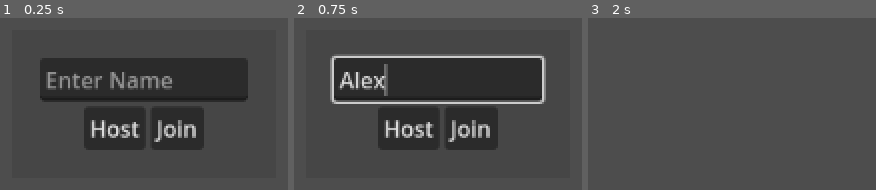
Above: before the commit, frames 1-3 (left to right).
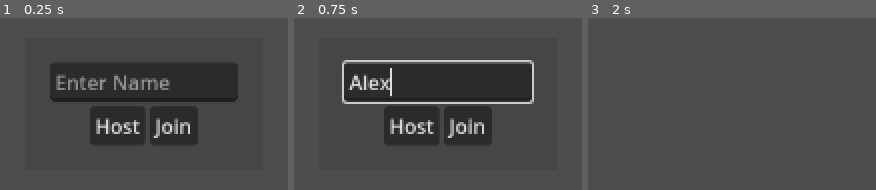
Above: after the commit, the same moments.

Repository: areardon1928/hayisforhonses
Game: Godot game, scene res://main.tscn
Two runs of this game, one before a commit and one after it. Both use one fixed random seed, a clock stepped at 60 frames per second and the inputs below.
Inputs (mouse positions are in pixels of both pictures, inside the frame that each line leads up to):
- Up to frame 1 (0.25 s): no input
- Up to frame 2 (0.75 s): click (438, 79) at 0.52 s; type "Alex" at 0.6 s
- Up to frame 3 (2 s): click "Host" at 1.25 s

The runs differ from the first frame. In frame 1, 9.5% of the frame differs, in the area x 13-87%, y 23-77%; in frame 2, 13%, in the area x 12-88%, y 20-77%; in frame 3, nothing differs.
Error in both runs: Cannot call method 'compress' on a null value. (res://networking/network_controller.gd:79)

Commit message:
add base card elements

Diff:
--- /dev/null
+++ b/board/board_components/base_card/card_element.gd
@@ -0,0 +1,46 @@
+class_name CardElement
+extends PanelContainer
+
+const card_element_scene: PackedScene = preload("res://board/board_components/base_card/card_element.tscn")
+
+const haystack_card_style: StyleBoxFlat = preload("res://board/board_components/base_card/card_styles/haystack_type_card.tres")
+const action_card_style: StyleBoxFlat = preload("res://board/board_components/base_card/card_styles/action_type_card.tres")
+const honse_card_style: StyleBoxFlat = preload("res://board/board_components/base_card/card_styles/honse_type_card.tres")
+
+@onready var title_label: Label = %Title
+@onready var picture_texture: TextureRect = %Picture
+@onready var description_label: Label = %Description
+
+var card: Card # used to create the card
+
+static func create_card_element(base_card: Card) -> CardElement:
+	var new_card_element: CardElement = card_element_scene.instantiate()
+	new_card_element.card = base_card
+	return new_card_element
+
+# Called when the node enters the scene tree for the first time.
+func _ready():
+	mouse_entered.connect(_on_mouse_entered)
+	mouse_exited.connect(_on_mouse_exited)
+
+	title_label.text = card.card_name
+	picture_texture.texture = load(card.image_path)
+	description_label.text = card.display_description
+	if (card.card_type == card.CardType.ACTION):
+		add_theme_stylebox_override('panel', action_card_style)
+	elif (card.card_type == card.CardType.HAYSTACK):
+		add_theme_stylebox_override('panel', haystack_card_style)
+	else:
+		add_theme_stylebox_override('panel', honse_card_style)
+
+
+func _on_mouse_entered():
+	scale = Vector2(1.2, 1.2)
+	z_index = 2
+
+func _on_mouse_exited():
+	scale = Vector2(1,1)
+	z_index = 0
+# Called every frame. 'delta' is the elapsed time since the previous frame.
+func _process(delta):
+	pass
--- /dev/null
+++ b/board/board_components/base_card/card_element.tscn
@@ -0,0 +1,66 @@
+[gd_scene load_steps=6 format=3 uid="uid://dj6eed5fcqfv"]
+
+[ext_resource type="StyleBox" uid="uid://banpbifwe38kv" path="res://board/board_components/base_card/card_styles/haystack_type_card.tres" id="1_nek8r"]
+[ext_resource type="Texture2D" uid="uid://dek6f4qkhmkax" path="res://assets/og_honse.jpeg" id="1_njokc"]
+[ext_resource type="Script" path="res://board/board_components/base_card/card_element.gd" id="2_ve65y"]
+
+[sub_resource type="LabelSettings" id="LabelSettings_qlww8"]
+font_size = 12
+outline_size = 3
+outline_color = Color(0.0235294, 0.0235294, 0.0235294, 1)
+shadow_size = 0
+
+[sub_resource type="StyleBoxFlat" id="StyleBoxFlat_kn24s"]
+content_margin_left = 2.0
+content_margin_top = 2.0
+content_margin_right = 2.0
+content_margin_bottom = 2.0
+corner_radius_top_left = 2
+corner_radius_top_right = 2
+corner_radius_bottom_right = 2
+corner_radius_bottom_left = 2
+anti_aliasing = false
+
+[node name="CardElement" type="PanelContainer"]
+custom_minimum_size = Vector2(96, 134)
+offset_right = 112.0
+offset_bottom = 158.0
+pivot_offset = Vector2(56, 79)
+size_flags_horizontal = 4
+size_flags_vertical = 4
+theme_override_styles/panel = ExtResource("1_nek8r")
+script = ExtResource("2_ve65y")
+
+[node name="VBoxContainer" type="VBoxContainer" parent="."]
+layout_mode = 2
+
+[node name="Title" type="Label" parent="VBoxContainer"]
+unique_name_in_owner = true
+layout_mode = 2
+text = "Honse"
+label_settings = SubResource("LabelSettings_qlww8")
+horizontal_alignment = 1
+
+[node name="Picture" type="TextureRect" parent="VBoxContainer"]
+unique_name_in_owner = true
+custom_minimum_size = Vector2(0, 82)
+layout_mode = 2
+texture = ExtResource("1_njokc")
+expand_mode = 2
+
+[node name="Description" type="Label" parent="VBoxContainer"]
+unique_name_in_owner = true
+clip_contents = true
+custom_minimum_size = Vector2(102, 41)
+layout_mode = 2
+size_flags_vertical = 3
+theme_override_colors/font_color = Color(0, 0, 0, 1)
+theme_override_constants/line_spacing = 0
+theme_override_font_sizes/font_size = 8
+theme_override_styles/normal = SubResource("StyleBoxFlat_kn24s")
+text = "PASSIVE: Draw 2 cards per turn instead of one"
+horizontal_alignment = 1
+vertical_alignment = 1
+autowrap_mode = 3
+clip_text = true
+text_overrun_behavior = 3
--- /dev/null
+++ b/board/board_components/base_card/card_styles/action_type_card.tres
@@ -0,0 +1,19 @@
+[gd_resource type="StyleBoxFlat" format=3 uid="uid://ovehxo6rff62"]
+
+[resource]
+content_margin_left = 5.0
+content_margin_top = 5.0
+content_margin_right = 5.0
+content_margin_bottom = 5.0
+bg_color = Color(0.179491, 0.224029, 0.660453, 1)
+border_width_left = 2
+border_width_top = 2
+border_width_right = 2
+border_width_bottom = 2
+corner_radius_top_left = 4
+corner_radius_top_right = 4
+corner_radius_bottom_right = 4
+corner_radius_bottom_left = 4
+shadow_color = Color(0, 0, 0, 0.490196)
+shadow_size = 2
+anti_aliasing_size = 0.5
--- /dev/null
+++ b/board/board_components/base_card/card_styles/haystack_type_card.tres
@@ -0,0 +1,19 @@
+[gd_resource type="StyleBoxFlat" format=3 uid="uid://banpbifwe38kv"]
+
+[resource]
+content_margin_left = 5.0
+content_margin_top = 5.0
+content_margin_right = 5.0
+content_margin_bottom = 5.0
+bg_color = Color(0.45098, 0.411765, 0.0823529, 1)
+border_width_left = 2
+border_width_top = 2
+border_width_right = 2
+border_width_bottom = 2
+corner_radius_top_left = 4
+corner_radius_top_right = 4
+corner_radius_bottom_right = 4
+corner_radius_bottom_left = 4
+shadow_color = Color(0, 0, 0, 0.490196)
+shadow_size = 2
+anti_aliasing_size = 0.5
--- /dev/null
+++ b/board/board_components/base_card/card_styles/honse_type_card.tres
@@ -0,0 +1,19 @@
+[gd_resource type="StyleBoxFlat" format=3 uid="uid://be27sa3c0i1n7"]
+
+[resource]
+content_margin_left = 5.0
+content_margin_top = 5.0
+content_margin_right = 5.0
+content_margin_bottom = 5.0
+bg_color = Color(0.52549, 0.133333, 0.0666667, 1)
+border_width_left = 2
+border_width_top = 2
+border_width_right = 2
+border_width_bottom = 2
+corner_radius_top_left = 4
+corner_radius_top_right = 4
+corner_radius_bottom_right = 4
+corner_radius_bottom_left = 4
+shadow_color = Color(0, 0, 0, 0.490196)
+shadow_size = 2
+anti_aliasing_size = 0.5
--- /dev/null
+++ b/board/game_board.gd
@@ -0,0 +1,47 @@
+extends Control
+
+@onready var end_turn_button: Button = %EndTurnButton
+@onready var player_hand: HBoxContainer = %PlayerHand
+
+var local_turn_order: Array[int] = []
+
+var test_card_1: Card = Card.new(0, Card.CardType.ACTION, 'Honse 1', 'test honse 1', 'res://icon.svg')
+var test_card_2: Card = Card.new(0, Card.CardType.HAYSTACK, 'hay', 'please?', 'res://assets/og_honse.jpeg')
+
+# Called when the node enters the scene tree for the first time.
+func _ready():
+	GameManager.new_turn_begun.connect(on_new_turn_begun)
+	end_turn_button.pressed.connect(_on_end_turn_pressed)
+	$PlayerLabel.text = GameManager.get_player_info_by_id(multiplayer.get_unique_id()).player_name
+
+	var card_element_1: CardElement = CardElement.create_card_element(test_card_1)
+	var card_element_2: CardElement = CardElement.create_card_element(test_card_2)
+	player_hand.add_child(card_element_1)
+	player_hand.add_child(card_element_2)
+
+	#set up board in clockwise fashion
+	set_local_turn_order()
+	refresh_elements()
+# Called every frame. 'delta' is the elapsed time since the previous frame.
+
+func refresh_elements():
+	%CurrentTurnLabel.text = GameManager.get_player_info_by_id(GameManager.turn_order_list[GameManager.current_turn_index]).player_name
+	if (GameManager.turn_order_list[GameManager.current_turn_index]) == multiplayer.get_unique_id():
+		end_turn_button.disabled = false
+	else:
+		end_turn_button.disabled = true
+
+func set_local_turn_order():
+	var player_turn_index = GameManager.turn_order_list.find(multiplayer.get_unique_id())
+	local_turn_order.append_array(GameManager.turn_order_list.slice(player_turn_index))
+	local_turn_order.append_array(GameManager.turn_order_list.slice(0, player_turn_index))
+
+func on_new_turn_begun():
+	print('new turn')
+	refresh_elements()
+
+func _on_end_turn_pressed():
+	GameManager.end_turn.rpc_id(1)
+
+func _process(delta):
+	pass
--- /dev/null
+++ b/board/game_board.tscn
@@ -0,0 +1,82 @@
+[gd_scene load_steps=3 format=3 uid="uid://dkjo312bqe7xp"]
+
+[ext_resource type="Script" path="res://board/game_board.gd" id="1_034lr"]
+
+[sub_resource type="StyleBoxFlat" id="StyleBoxFlat_gg74d"]
+content_margin_left = 20.0
+content_margin_top = 20.0
+content_margin_right = 20.0
+content_margin_bottom = 20.0
+bg_color = Color(0.192157, 0.192157, 0.192157, 1)
+
+[node name="GameBoard" type="Control"]
+layout_mode = 3
+anchors_preset = 15
+anchor_right = 1.0
+anchor_bottom = 1.0
+grow_horizontal = 2
+grow_vertical = 2
+script = ExtResource("1_034lr")
+
+[node name="PlayerLabel" type="Label" parent="."]
+layout_mode = 0
+offset_left = 560.0
+offset_top = 440.0
+offset_right = 644.0
+offset_bottom = 463.0
+text = "player text"
+
+[node name="CurrentTurnLabel" type="Label" parent="."]
+unique_name_in_owner = true
+layout_mode = 0
+offset_left = 544.0
+offset_top = 288.0
+offset_right = 728.0
+offset_bottom = 320.0
+
+[node name="Test Turn" type="Label" parent="."]
+unique_name_in_owner = true
+layout_mode = 0
+offset_left = 432.0
+offset_top = 288.0
+offset_right = 544.0
+offset_bottom = 320.0
+text = "Current Turn: "
+
+[node name="PlayerArea" type="PanelContainer" parent="."]
+layout_mode = 1
+anchors_preset = -1
+anchor_top = 0.66
+anchor_right = 1.0
+anchor_bottom = 1.0
+grow_horizontal = 2
+grow_vertical = 0
+theme_override_styles/panel = SubResource("StyleBoxFlat_gg74d")
+
+[node name="PanelContainer" type="HBoxContainer" parent="PlayerArea"]
+layout_mode = 2
+size_flags_horizontal = 3
+alignment = 1
+
+[node name="VBoxContainer" type="VBoxContainer" parent="PlayerArea/PanelContainer"]
+custom_minimum_size = Vector2(100, 0)
+layout_mode = 2
+
+[node name="PlayerHand" type="HBoxContainer" parent="PlayerArea/PanelContainer"]
+unique_name_in_owner = true
+layout_mode = 2
+size_flags_horizontal = 3
+size_flags_vertical = 8
+alignment = 1
+
+[node name="VBoxContainer2" type="VBoxContainer" parent="PlayerArea/PanelContainer"]
+custom_minimum_size = Vector2(100, 0)
+layout_mode = 2
+alignment = 1
+
+[node name="EndTurnButton" type="Button" parent="PlayerArea/PanelContainer/VBoxContainer2"]
+unique_name_in_owner = true
+layout_mode = 2
+size_flags_horizontal = 4
+size_flags_vertical = 4
+text = "End Turn"
--- a/board/test_scene.gd
+++ /dev/null
@@ -1,11 +0,0 @@
-extends Control
-
-
-# Called when the node enters the scene tree for the first time.
-func _ready():
-	print(GameManager.turn_order_list)
-
-
-# Called every frame. 'delta' is the elapsed time since the previous frame.
-func _process(delta):
-	pass
--- a/board/test_scene.tscn
+++ /dev/null
@@ -1,33 +0,0 @@
-[gd_scene load_steps=2 format=3 uid="uid://dkjo312bqe7xp"]
-
-[ext_resource type="Script" path="res://board/test_scene.gd" id="1_uihvl"]
-
-[node name="TestScene" type="Control"]
-layout_mode = 3
-anchors_preset = 0
-script = ExtResource("1_uihvl")
-
-[node name="PlayerLabel" type="Label" parent="."]
-layout_mode = 0
-offset_left = 608.0
-offset_top = 552.0
-offset_right = 648.0
-offset_bottom = 575.0
-text = "player text"
-
-[node name="Label" type="Label" parent="."]
-layout_mode = 0
-offset_left = 80.0
-offset_top = 72.0
-offset_right = 120.0
-offset_bottom = 95.0
-text = "test text
-"
-
-[node name="Label2" type="Label" parent="."]
-layout_mode = 0
-offset_left = 904.0
-offset_top = 80.0
-offset_right = 944.0
-offset_bottom = 103.0
-text = "Test text"
--- a/networking/network_controller.gd
+++ b/networking/network_controller.gd
@@ -54,7 +54,7 @@
 
 #@rpc('any_peer', 'call_local')
 func start_game():
-	var scene = load("res://board/test_scene.tscn").instantiate()
+	var scene = load("res://board/game_board.tscn").instantiate()
 	get_tree().root.add_child(scene)
 
 	GameManager.game_scene_loaded.emit()
--- a/project.godot
+++ b/project.godot
@@ -23,7 +23,9 @@
 
 [display]
 
-window/stretch/mode="viewport"
+window/size/viewport_width=1280
+window/size/viewport_height=720
+window/stretch/aspect="expand"
 
 [rendering]
 
--- /dev/null
+++ b/resources/card_ class.gd
@@ -0,0 +1,18 @@
+class_name Card
+extends Resource
+
+enum CardType {ACTION, HAYSTACK}
+
+var id: int = 0# Unique id used to reference each card
+var card_type: CardType = CardType.ACTION
+var card_name: String = 'Placeholder'
+var display_description: String = 'Placeholder Description'
+var image_path: String = "res://assets/og_honse.jpeg"
+
+# Called when the node enters the scene tree for the first time.
+func _init(id: int, type: CardType, new_name: String, desc: String, img: String):
+	id = id
+	card_type = type
+	card_name = new_name
+	display_description = desc
+	image_path = img
--- a/singletons/game_manager.gd
+++ b/singletons/game_manager.gd
@@ -4,6 +4,8 @@
 signal initial_connect_succeeded()
 signal game_scene_loaded()
 signal game_setup_complete() #inidcates when all inital game set up has been completed by server and recieved by clients
+
+signal new_turn_begun()
 
 var players_info: Array[PlayerInfo] = []
 
@@ -13,7 +15,7 @@
 
 # Called when the node enters the scene tree for the first time.
 func _ready():
-	pass # Replace with function body.
+	pass
 
 #region Player Info Management
 func add_player_info(player_name: String, id: int):
@@ -58,3 +60,19 @@
 	GameManager.game_setup_complete.emit()
 
 #endregion
+
+#region Turn Management
+@rpc('authority', 'call_local')
+func start_new_turn(turn_index: int):
+	current_turn_index = turn_index
+	new_turn_begun.emit()
+
+@rpc('any_peer', 'call_local')
+func end_turn():
+	# check to make sure this is being executed on the server and that the player ending the turn is
+	# 	the player who's turn it currently is
+	if multiplayer.is_server() && multiplayer.get_remote_sender_id() == turn_order_list[current_turn_index]:
+		current_turn_index += 1
+		if current_turn_index >= turn_order_list.size():
+			current_turn_index = 0
+		start_new_turn.rpc(current_turn_index)
--- a/singletons/ui_manager.gd
+++ b/singletons/ui_manager.gd
@@ -7,6 +7,10 @@
 # Lobby Menu Signals
 signal start_game_pressed()
 signal ready_pressed(player_id: int)
+
+# Game Board Signals
+signal end_turn_pressed()
+
 # Called when the node enters the scene tree for the first time.
 func _ready():
 	pass # Replace with function body.
Binary file added: assets/og_honse.jpeg
Not shown, added: assets/og_honse.jpeg.import
